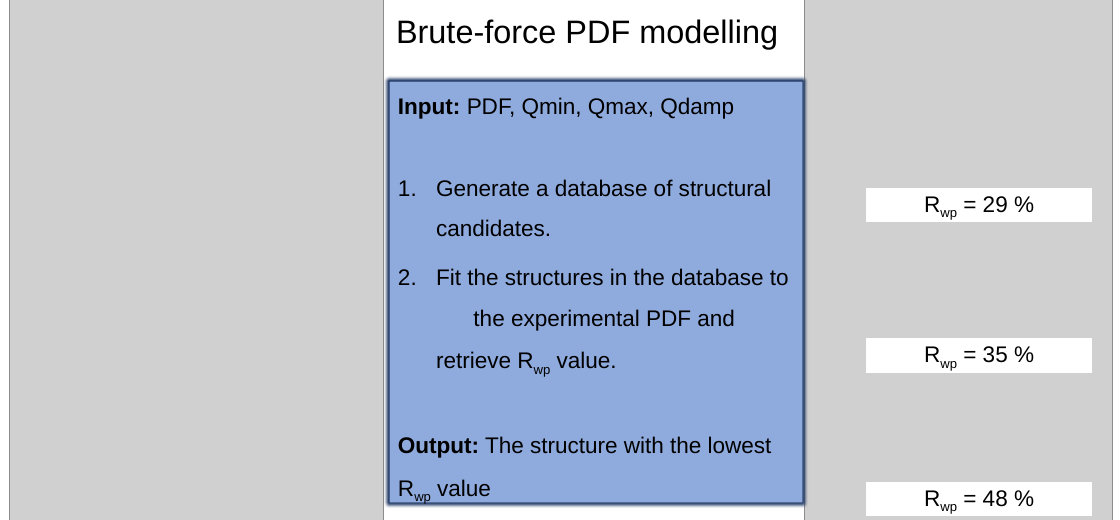
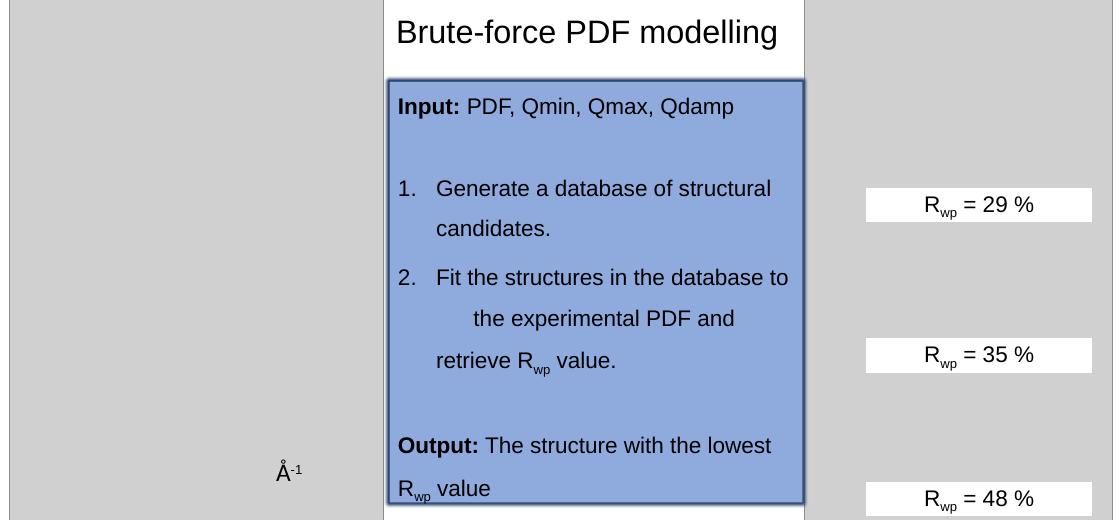
Before and after one commit to AndySAnker/Brute-force-PDF-modelling, a slide deck: slide 1 of images/bruteforce-figure.pptx. Drawn at 1120x520 pixels with LibreOffice and Linux fonts; fonts in the diff are those of the drawing; grey boxes stand for pictures. Boxes give left, top, right and bottom in pixels: in the first picture for what was removed or moved away, otherwise in the second. Text is boxed around its words. In the diff, an @@ line names an element or a change of style, - is before the commit and + after.

```diff
--- a/images/bruteforce-figure.pptx
+++ b/images/bruteforce-figure.pptx
@@ text added at <box>276,460,303,481</box>, 16 pt, text #000000 @@
+Å-1
```
Also in this commit, not shown: 1 other file.
